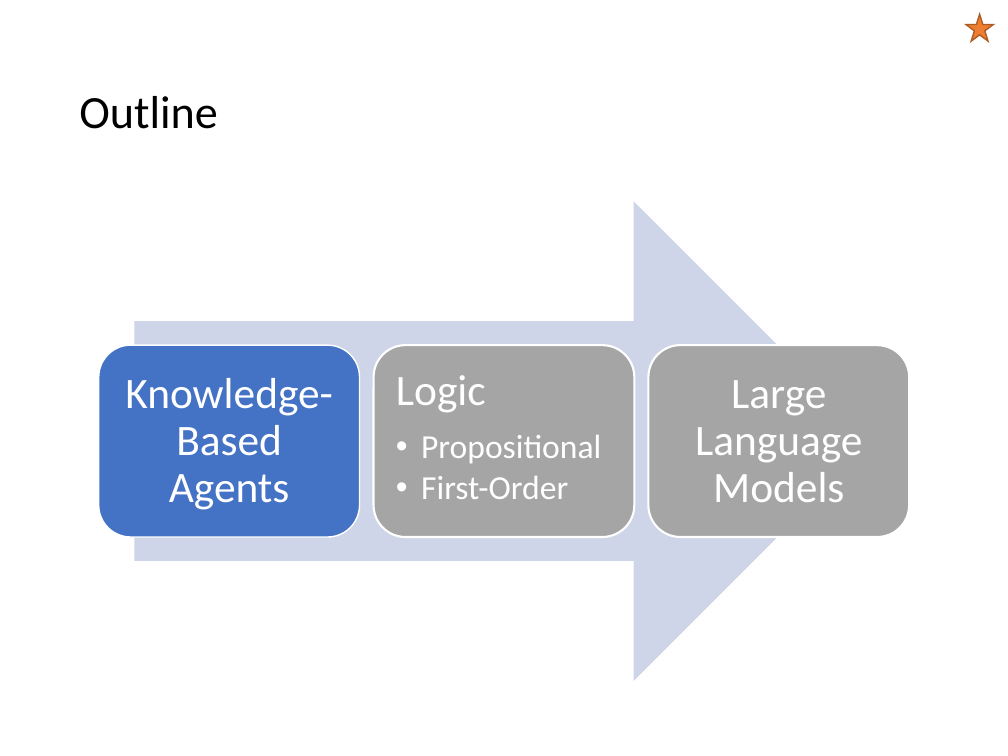
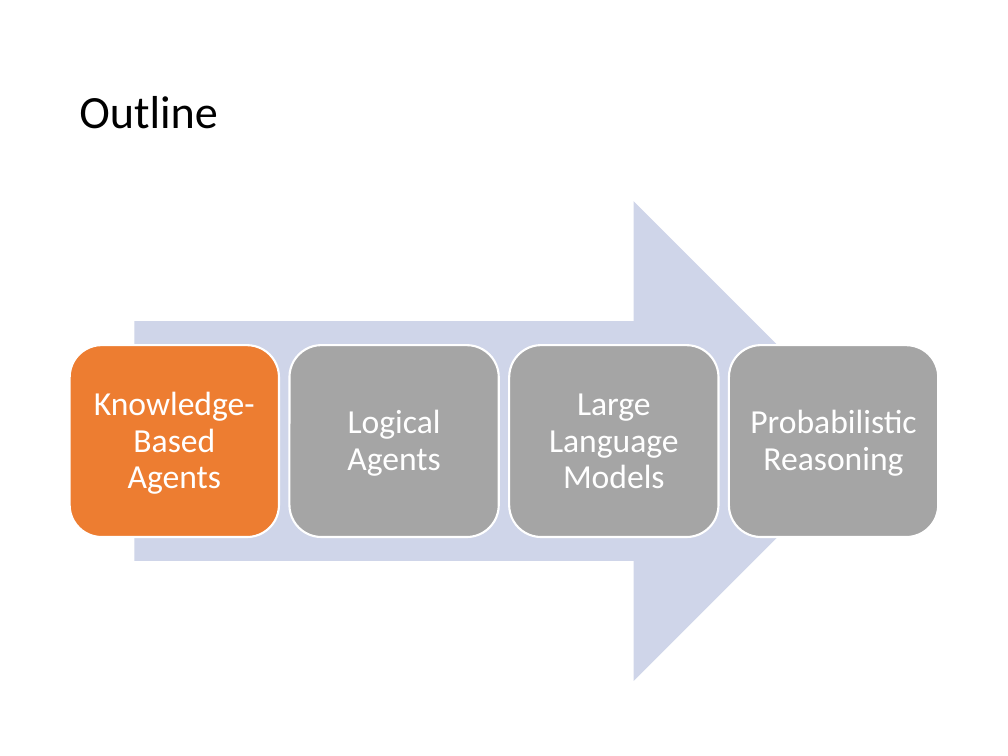
Before and after one commit to mhahsler/CS7320-AI, a slide deck: slide 2 of slides/07_knowledge-based.pptx. Drawn at 1008x756 pixels with LibreOffice and Linux fonts; fonts in the diff are those of the drawing. Boxes give left, top, right and bottom in pixels: in the first picture for what was removed or moved away, otherwise in the second. Text is boxed around its words. In the diff, an @@ line names an element or a change of style, - is before the commit and + after.

```diff
--- a/slides/07_knowledge-based.pptx
+++ b/slides/07_knowledge-based.pptx
@@ star removed at bbox=[966, 14, 993, 41] @@
@@ rounded rectangle: place and size @@
-rounded rectangle at bbox=[99, 345, 360, 536]
+rounded rectangle at bbox=[70, 345, 279, 536]
@@ rounded rectangle at bbox=[70, 345, 279, 536]: fill #4472C4 to #ED7D31; outline #FFFFFF 1 pt to #FFFFFF 1.5 pt @@
@@ text "Knowledge-Based Agents": place and size @@
-text "Knowledge-Based Agents" at bbox=[125, 378, 333, 510]
+text "Knowledge-Based Agents" at bbox=[94, 391, 255, 494]
@@ text "Knowledge-Based Agents" at bbox=[94, 391, 255, 494]: size 31 to 24 pt; less space between paragraphs @@
@@ rounded rectangle added at bbox=[289, 345, 499, 536], fill #A5A5A5, outline #FFFFFF 1.5 pt @@
@@ rounded rectangle: place and size @@
-rounded rectangle at bbox=[374, 345, 635, 536]
+rounded rectangle at bbox=[509, 345, 719, 536]
@@ text "Large Language Models" at bbox=[549, 393, 679, 488]: size 31 to 24 pt; less space between paragraphs @@
@@ text "Large Language Models": place and size @@
-text "Large Language Models" at bbox=[695, 380, 862, 502]
+text "Large Language Models" at bbox=[549, 393, 679, 488]
@@ rounded rectangle: place and size @@
-rounded rectangle at bbox=[648, 345, 909, 536]
+rounded rectangle at bbox=[729, 345, 938, 536]
@@ text removed at bbox=[396, 375, 601, 499] @@
-Logic
-  • Propositional
-  • First-Order
@@ text added at bbox=[347, 410, 441, 476], 24 pt, text #FFFFFF @@
+Logical Agents
@@ text added at bbox=[750, 410, 916, 476], 24 pt, text #FFFFFF @@
+Probabilistic Reasoning
```
Also in this commit, not shown: 26 other slides changed, 10 slides added, 5 slides removed, 2 other files.
